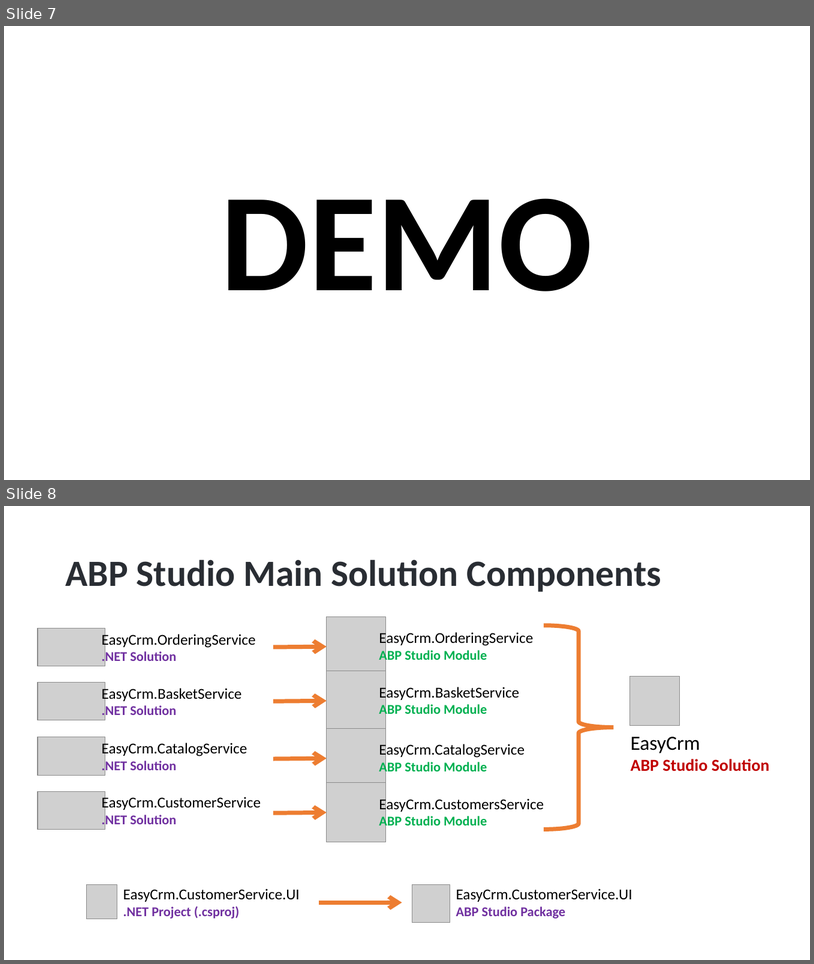
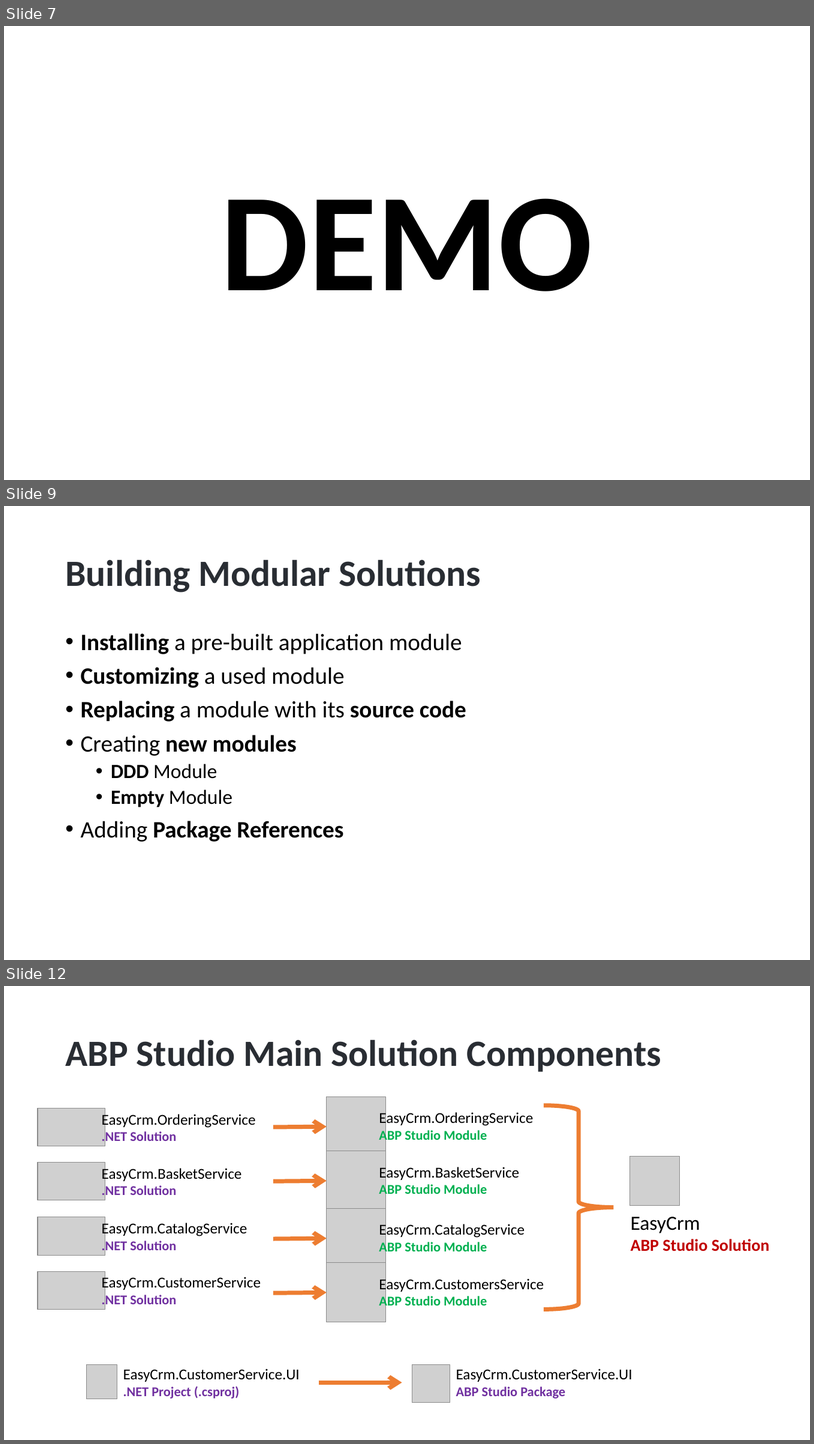
Before and after one commit to hikalkan/presentations, a slide deck: 2024-08-15 ABP Community Talks 2024.4/ABP Studio - The Missing Tool for Dotnet Developers.pptx. Shown one above the other, each under a label of ours: slides 7 and 8 before the commit, slides 7, 9 and 12 after it; the slides between them are not shown. The pictures are 814x964 and 814x1444 pixels, drawn with LibreOffice and Linux fonts; fonts in the diff are those of the drawing; grey boxes stand for pictures; background and template pictures are left out. Boxes give left, top, right and bottom in pixels: in the first picture for what was removed or moved away, otherwise in the second. Text is boxed around its words. In the diff, an @@ line names an element or a change of style, - is before the commit and + after.

```diff
--- a/2024-08-15 ABP Community Talks 2024.4/ABP Studio - The Missing Tool for Dotnet Developers.pptx
+++ b/2024-08-15 ABP Community Talks 2024.4/ABP Studio - The Missing Tool for Dotnet Developers.pptx
@@ slide 9 added at (x1=4, y1=506, x2=810, y2=960), background picture (left out) @@
@@ title added at (x1=65, y1=559, x2=482, y2=592), 44 pt, text #292D33, bold @@
+Building Modular Solutions
@@ text added at (x1=81, y1=633, x2=467, y2=841), 28 pt, text #000000 @@
+• Installing a pre-built application module
+• Customizing a used module
+• Replacing a module with its source code
+• Creating new modules
+  • DDD Module
+  • Empty Module
+• Adding Package References
@@ what was slide 8 is now slide 12 @@
```
Also in this commit, not shown: 1 slide changed, 4 other slides added, 1 slide removed.
